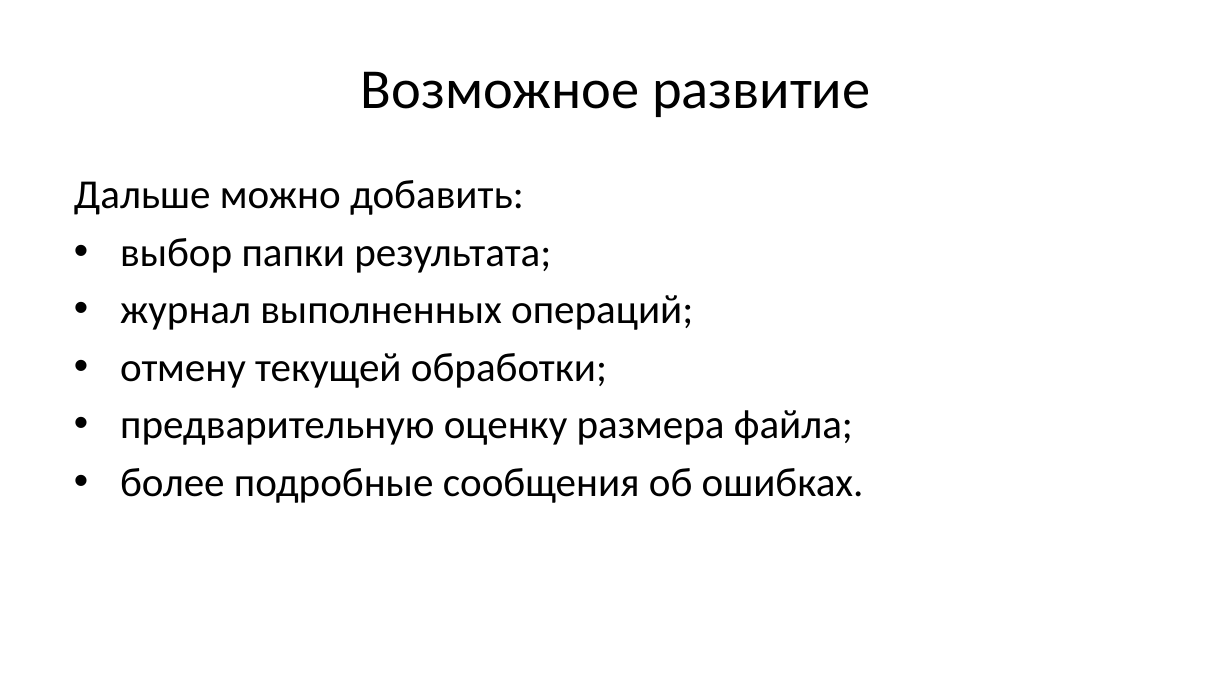
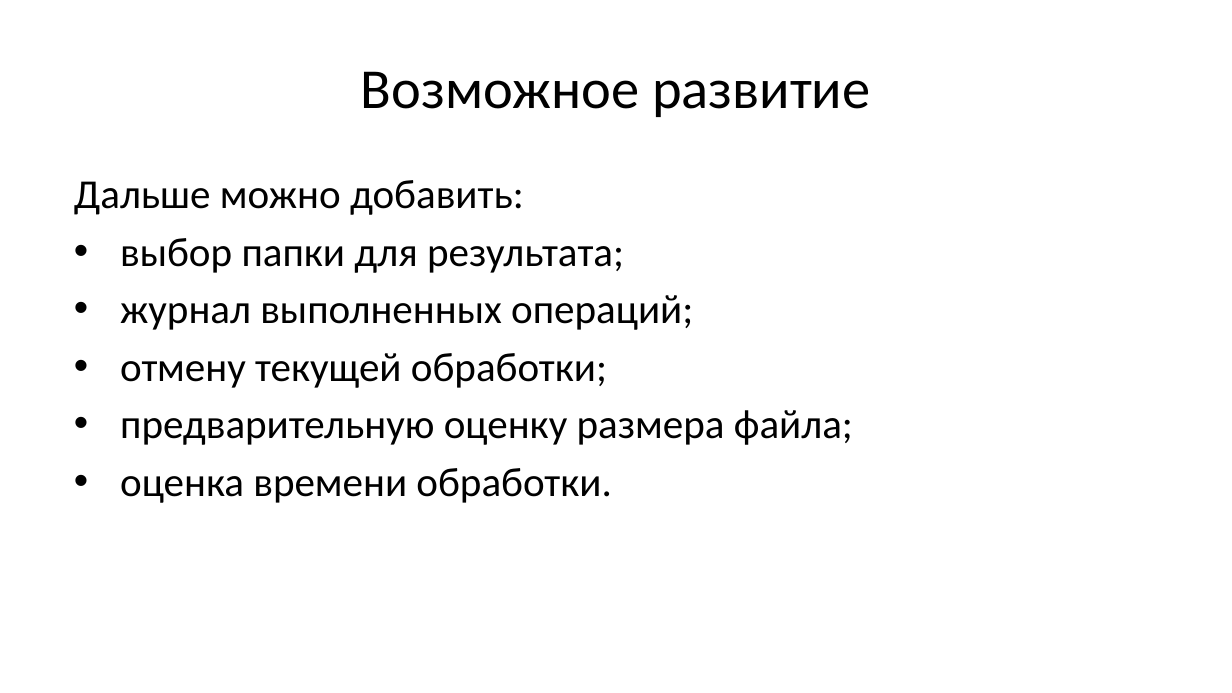
Before and after one commit to Wool5443/Study-data, a slide deck: slide 15 of Programming/Project/presentation/floppy-defense.odp (slide 18 before the commit). Drawn at 1232x693 pixels with LibreOffice and Linux fonts; fonts in the diff are those of the drawing. Boxes give left, top, right and bottom in pixels: in the first picture for what was removed or moved away, otherwise in the second. Text is boxed around its words. In the diff, an @@ line names an element or a change of style, - is before the commit and + after.

```diff
--- a/Programming/Project/presentation/floppy-defense.odp
+++ b/Programming/Project/presentation/floppy-defense.odp
@@ text at [120,238,624,273]: text changed @@
-• выбор папки результата;
+• выбор папки для результата;
@@ text at [120,468,611,503]: text changed @@
-• более подробные сообщения об ошибках.
+• оценка времени обработки.
```
Also in this commit, not shown: 13 other slides changed, 4 slides removed, 3 other files.
